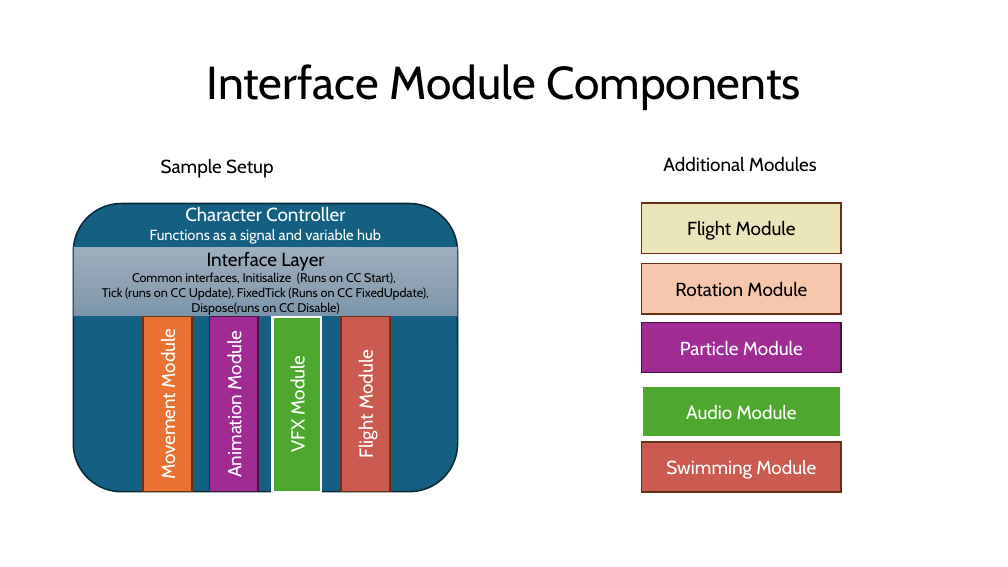
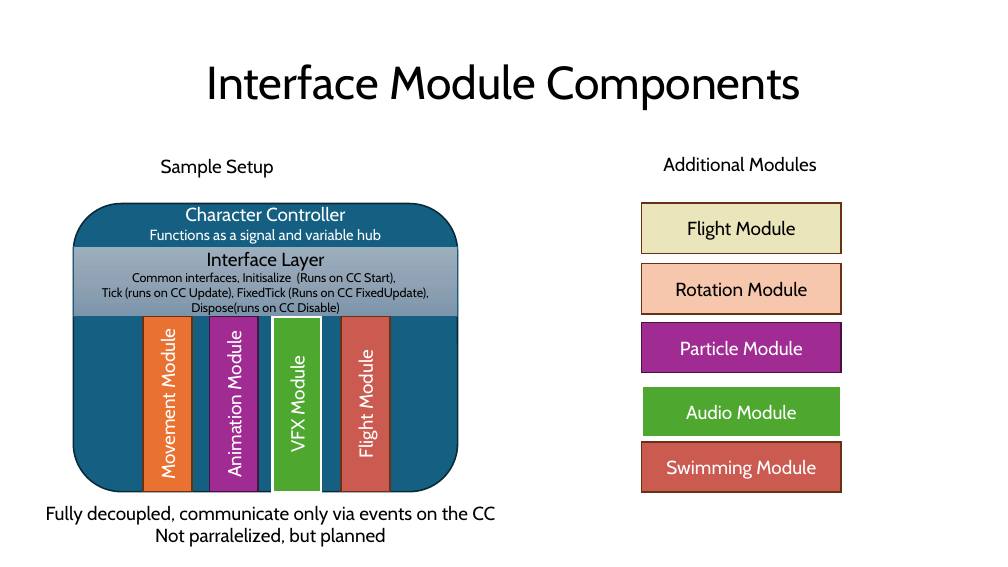
Before and after one commit to bigmonmulgrew/BigMonD_DemoKit, a slide deck: slide 4 of Documentation/Character Controller Architecture.pptx. Drawn at 1008x567 pixels with LibreOffice and Linux fonts; fonts in the diff are those of the drawing. Boxes give left, top, right and bottom in pixels: in the first picture for what was removed or moved away, otherwise in the second. Text is boxed around its words. In the diff, an @@ line names an element or a change of style, - is before the commit and + after.

```diff
--- a/Documentation/Character Controller Architecture.pptx
+++ b/Documentation/Character Controller Architecture.pptx
@@ text added at (46, 505, 495, 547), 18 pt, text #000000 @@
+Fully decoupled, communicate only via events on the CC
+Not parralelized, but planned
```
Also in this commit, not shown: 1 other slide changed.
